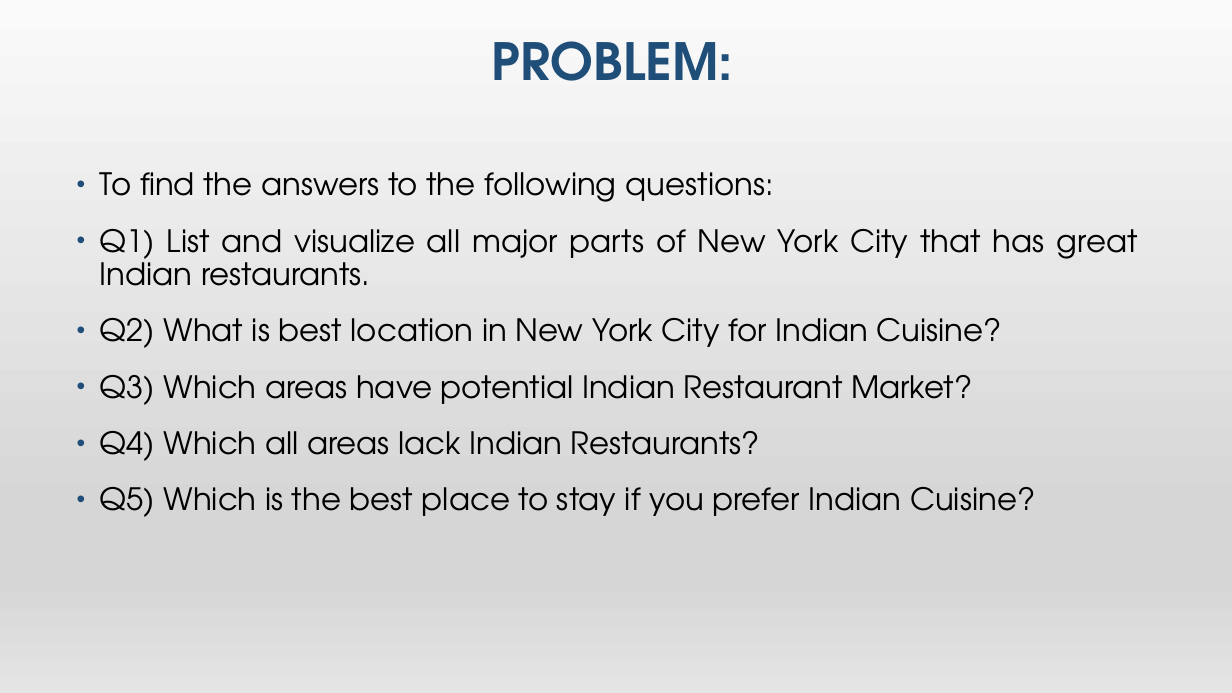
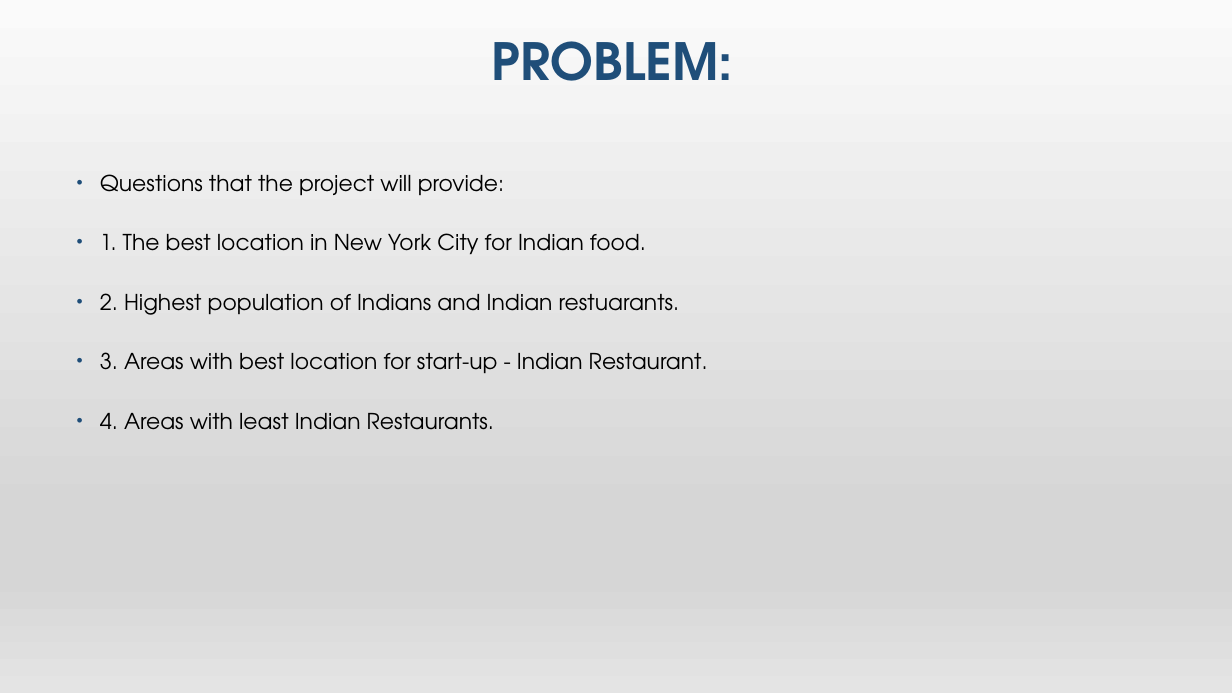
Before and after one commit to aashishast/Coursera_Capstone, a slide deck: slide 3 of Presentation - The Battle of Neighbourhoods.pptx. Drawn at 1232x693 pixels with LibreOffice and Linux fonts; fonts in the diff are those of the drawing. Boxes give left, top, right and bottom in pixels: in the first picture for what was removed or moved away, otherwise in the second. Text is boxed around its words. In the diff, an @@ line names an element or a change of style, - is before the commit and + after.

```diff
--- a/Presentation - The Battle of Neighbourhoods.pptx
+++ b/Presentation - The Battle of Neighbourhoods.pptx
@@ text at (100, 174, 708, 430): text changed; size 24 to 17 pt @@
-• To find the answers to the following questions:
-• Q1) List and visualize all major parts of New York City that has great Indian restaurants.
-• Q2) What is best location in New York City for Indian Cuisine?
-• Q3) Which areas have potential Indian Restaurant Market?
-• Q4) Which all areas lack Indian Restaurants?
-• Q5) Which is the best place to stay if you prefer Indian Cuisine?
+• Questions that the project will provide:
+• 1. The best location in New York City for Indian food.
+• 2. Highest population of Indians and Indian restuarants.
+• 3. Areas with best location for start-up - Indian Restaurant.
+• 4. Areas with least Indian Restaurants.
```
Also in this commit, not shown: 1 other slide changed, 1 other file.
